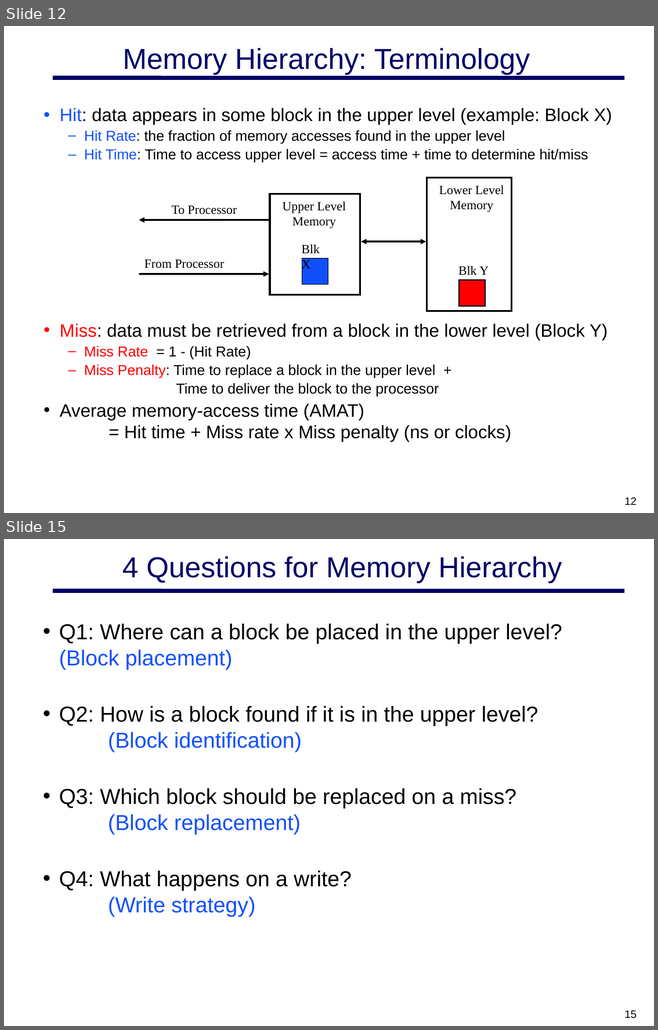
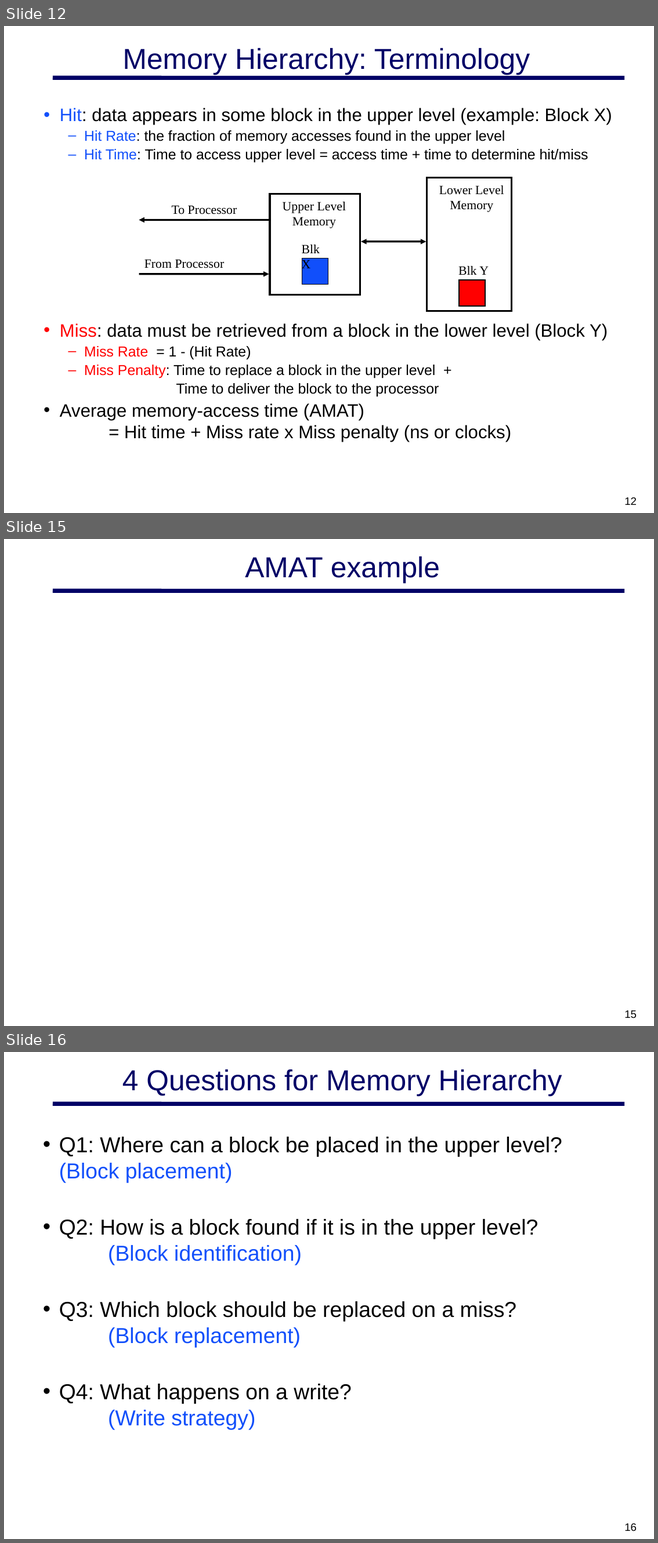
Before and after one commit to MHayden18/Architecture, a slide deck: Powerpoints/CSCE 692 02 Cache-Chap2-B.pptx. Shown one above the other, each under a label of ours: slides 12 and 15 before the commit, slides 12, 15 and 16 after it; the slides between them are not shown. The pictures are 658x1030 and 658x1543 pixels, drawn with LibreOffice and Linux fonts; fonts in the diff are those of the drawing; grey boxes stand for pictures; background and template pictures are left out. Boxes give left, top, right and bottom in pixels: in the first picture for what was removed or moved away, otherwise in the second. Text is boxed around its words. In the diff, an @@ line names an element or a change of style, - is before the commit and + after.

```diff
--- a/Powerpoints/CSCE 692 02 Cache-Chap2-B.pptx
+++ b/Powerpoints/CSCE 692 02 Cache-Chap2-B.pptx
@@ slide 15 added at (4, 539, 654, 1026), background #FFFFFF; not listed: 1 template element that a slide beside it also shows @@
@@ title added at (245, 556, 440, 584), 32 pt, text #000066 @@
+AMAT example
@@ page number added at (624, 1011, 636, 1019), 12 pt, text #000000 @@
+15
@@ what was slide 15 is now slide 16 @@
@@ page number at (624, 1524, 636, 1531): text changed @@
-15
+16
```
Also in this commit, not shown: 9 slides changed, 3 other slides added, 2 slides removed, 1 other file.
